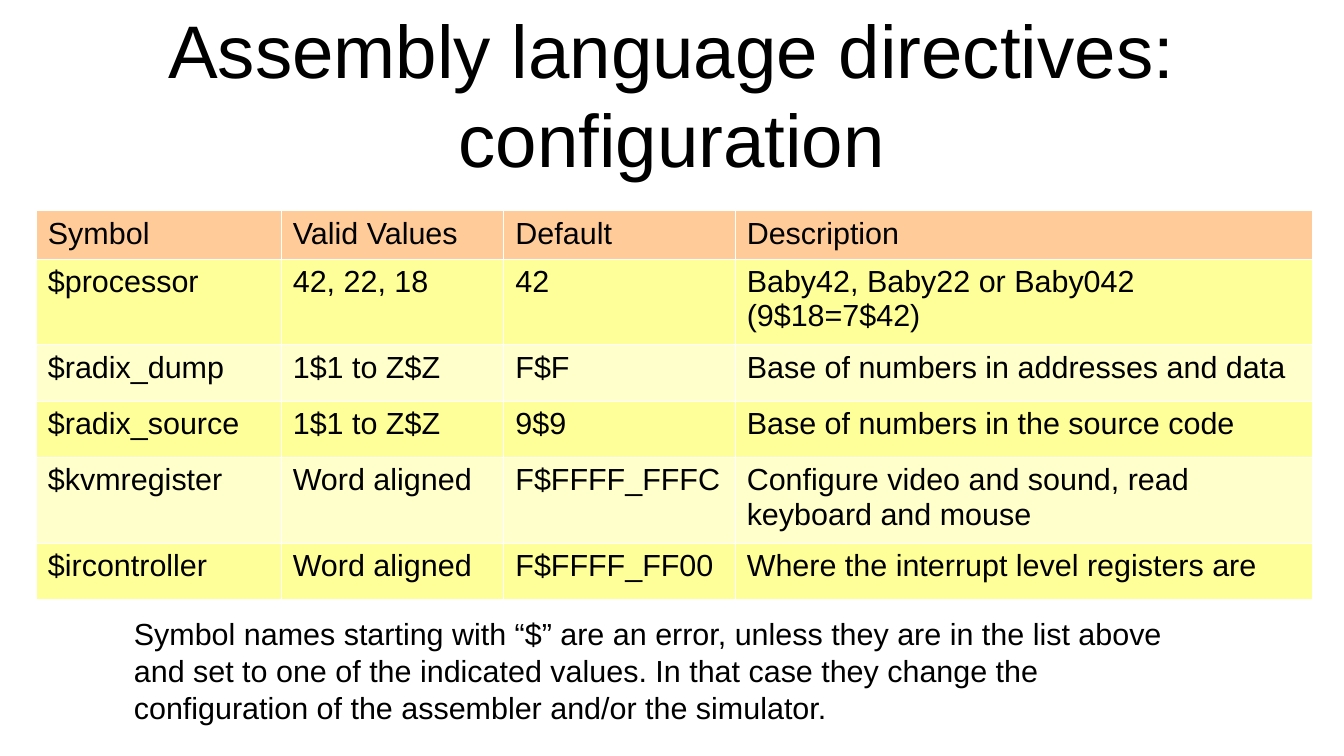
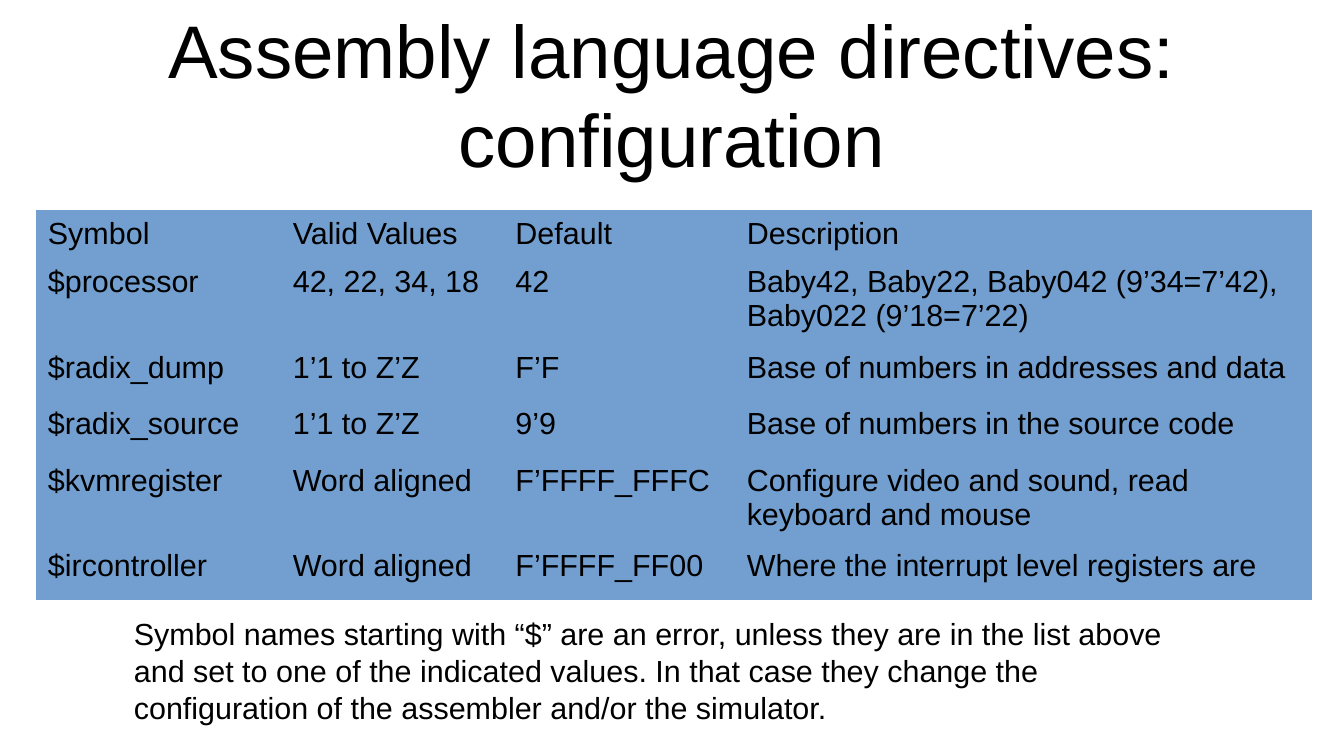
Before and after one commit to jeceljr/baby42, a slide deck: slide 30 of doc/baby42_slides.odp. Drawn at 1344x756 pixels with LibreOffice and Linux fonts; fonts in the diff are those of the drawing. Boxes give left, top, right and bottom in pixels: in the first picture for what was removed or moved away, otherwise in the second. Text is boxed around its words. In the diff, an @@ line names an element or a change of style, - is before the commit and + after.

Commit message:
copy changed made in Baby8 back here, add Baby022 12 bit version

```diff
--- a/doc/baby42_slides.odp
+++ b/doc/baby42_slides.odp
@@ table at bbox=[35, 210, 1312, 588] @@
-row 2, column 2: 42, 22, 18
+row 2, column 2: 42, 22, 34, 18
-row 2, column 4: Baby42, Baby22 or Baby042 (9$18=7$42)
+row 2, column 4: Baby42, Baby22, Baby042 (9’34=7’42), Baby022 (9’18=7’22)
-row 3, column 2: 1$1 to Z$Z
+row 3, column 2: 1’1 to Z’Z
-row 3, column 3: F$F
+row 3, column 3: F’F
-row 4, column 2: 1$1 to Z$Z
+row 4, column 2: 1’1 to Z’Z
-row 4, column 3: 9$9
+row 4, column 3: 9’9
-row 5, column 3: F$FFFF_FFFC
+row 5, column 3: F’FFFF_FFFC
-row 6, column 3: F$FFFF_FF00
+row 6, column 3: F’FFFF_FF00
@@ fill #FFCC99 to #729FCF in row 1 @@
@@ fill #FFFF99 to #729FCF in 12 cells @@
@@ fill #FFFFCC to #729FCF in 8 cells @@
@@ borders changed @@
```
Also in this commit, not shown: 19 other slides changed, 1 slide added, 1 other file.
